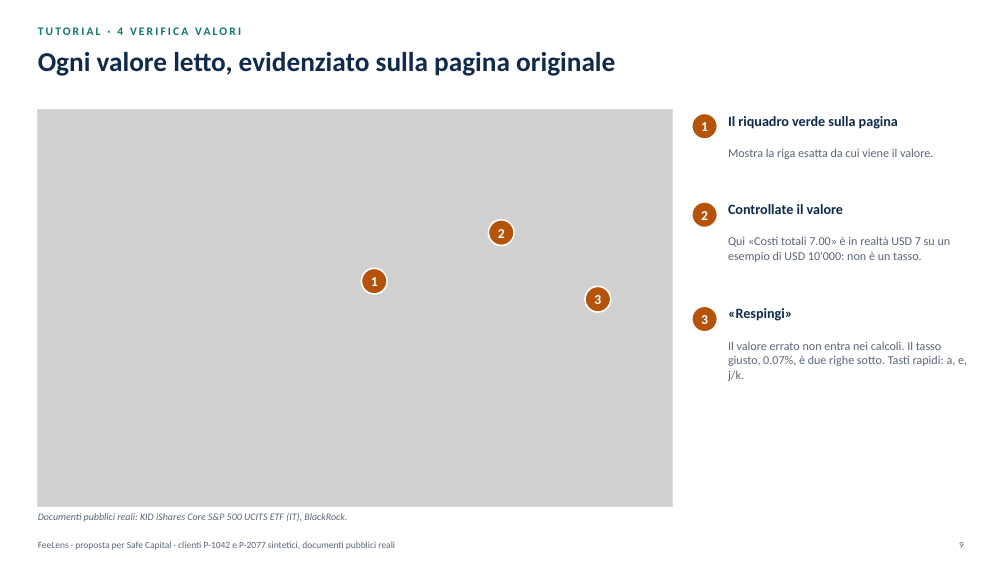
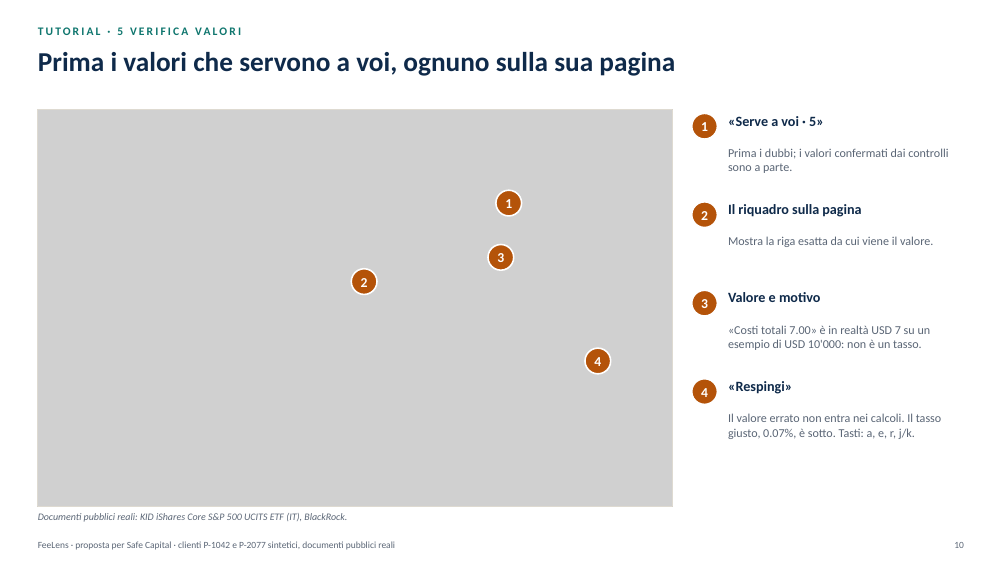
Before and after one commit to rossotti-alessandro/PortfolioCostEngine, a slide deck: slide 10 of slides/FeeLens_Proposta_IT.pptx (slide 9 before the commit). Drawn at 1008x567 pixels with LibreOffice and Linux fonts; fonts in the diff are those of the drawing; grey boxes stand for pictures. Boxes give left, top, right and bottom in pixels: in the first picture for what was removed or moved away, otherwise in the second. Text is boxed around its words. In the diff, an @@ line names an element or a change of style, - is before the commit and + after.

```diff
--- a/slides/FeeLens_Proposta_IT.pptx
+++ b/slides/FeeLens_Proposta_IT.pptx
@@ text at [117, 27, 123, 35]: text changed @@
-TUTORIAL · 4 VERIFICA VALORI
+TUTORIAL · 5 VERIFICA VALORI
@@ text at [38, 52, 675, 76]: text changed @@
-Ogni valore letto, evidenziato sulla pagina originale
+Prima i valori che servono a voi, ognuno sulla sua pagina
@@ text added at [728, 116, 824, 126], 13.5 pt, text #0F2A4A, bold @@
+«Serve a voi · 5»
@@ text added at [728, 148, 948, 173], 11.5 pt, text #5B6676 @@
+Prima i dubbi; i valori confermati dai controlli sono a parte.
@@ text "1": place and size @@
-text "1" at [371, 277, 378, 286]
+text "1" at [505, 199, 512, 208]
@@ ellipse added at [496, 191, 522, 216], fill #B45309, outline #FFFFFF 1.5 pt @@
@@ text at [728, 204, 861, 217]: text changed @@
-Il riquadro verde sulla pagina
+Il riquadro sulla pagina
@@ text removed at [728, 204, 843, 214] @@
-Controllate il valore
@@ text "Mostra la riga esatta da ...": place and size @@
-text "Mostra la riga esatta da ..." at [728, 148, 933, 159]
+text "Mostra la riga esatta da ..." at [728, 236, 933, 247]
@@ ellipse: place and size @@
-ellipse at [361, 268, 387, 294]
+ellipse at [352, 269, 377, 295]
@@ text "2": place and size @@
-text "2" at [498, 229, 505, 238]
+text "2" at [361, 278, 368, 287]
@@ text "3": place and size @@
-text "3" at [594, 295, 601, 304]
+text "3" at [497, 253, 504, 262]
@@ ellipse: place and size @@
-ellipse at [488, 220, 514, 246]
+ellipse at [488, 244, 514, 270]
@@ text "3": place and size @@
-text "3" at [701, 315, 708, 324]
+text "3" at [701, 299, 708, 308]
@@ ellipse: place and size @@
-ellipse at [692, 306, 718, 332]
+ellipse at [692, 290, 718, 316]
@@ text added at [728, 292, 820, 302], 13.5 pt, text #0F2A4A, bold @@
+Valore e motivo
@@ text at [728, 325, 931, 350]: text changed @@
-Qui «Costi totali 7.00» è in realtà USD 7 su un esempio di USD 10'000: non è un tasso.
+«Costi totali 7.00» è in realtà USD 7 su un esempio di USD 10'000: non è un tasso.
@@ ellipse: place and size @@
-ellipse at [585, 287, 611, 312]
+ellipse at [585, 349, 611, 374]
@@ text added at [594, 357, 601, 366], 13 pt, text #FFFFFF, bold @@
+4
@@ ellipse added at [692, 379, 718, 405], fill #B45309, outline #FFFFFF 1.5 pt @@
@@ text added at [701, 388, 708, 397], 13 pt, text #FFFFFF, bold @@
+4
@@ text "«Respingi»": place and size @@
-text "«Respingi»" at [728, 308, 792, 321]
+text "«Respingi»" at [728, 381, 792, 394]
@@ text at [728, 413, 941, 439]: text changed @@
-Il valore errato non entra nei calcoli. Il tasso giusto, 0.07%, è due righe sotto. Tasti rapidi: a, e, j/k.
+Il valore errato non entra nei calcoli. Il tasso giusto, 0.07%, è sotto. Tasti: a, e, r, j/k.
@@ page number at [954, 542, 964, 548]: text changed @@
-9
+10
```
Also in this commit, not shown: 24 other slides changed, 4 slides added, 1 slide removed, 36 other files.
